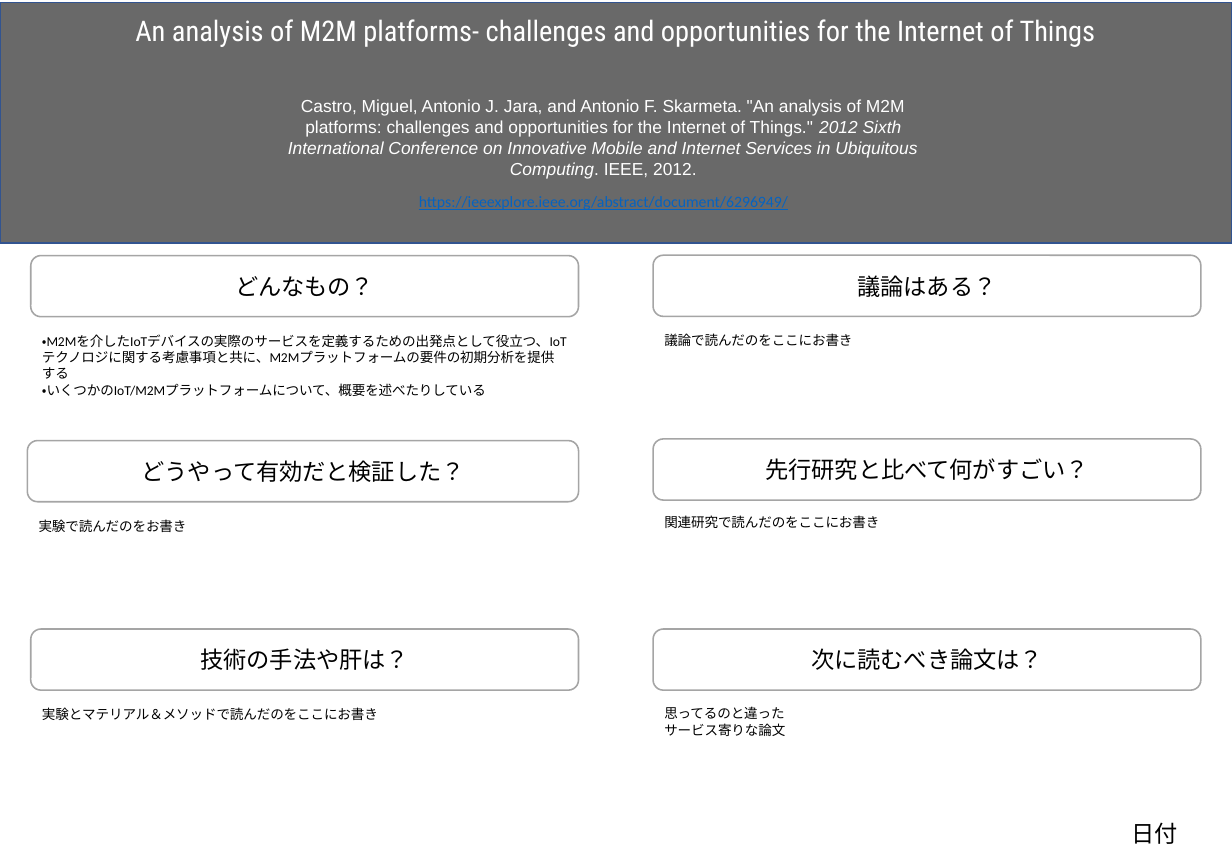
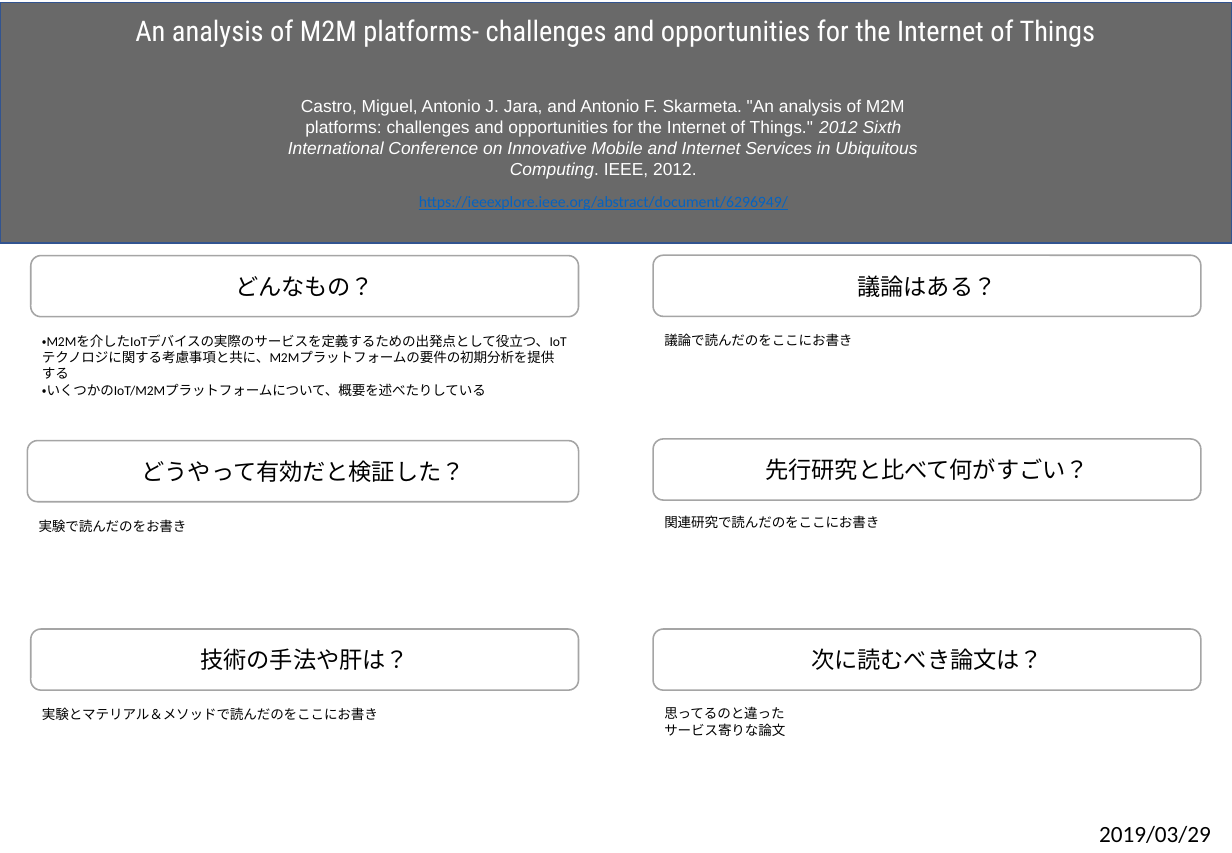
Before and after one commit to ASHIJANKEN/thesis_my_summary, a slide deck: slide 1 of An analysis of M2M platforms- challenges and opportunities for the Internet of Things.pptx. Drawn at 1232x853 pixels with LibreOffice and Linux fonts; fonts in the diff are those of the drawing; grey boxes stand for pictures. Boxes give left, top, right and bottom in pixels: in the first picture for what was removed or moved away, otherwise in the second. Text is boxed around its words. In the diff, an @@ line names an element or a change of style, - is before the commit and + after.

```diff
--- a/An analysis of M2M platforms- challenges and opportunities for the Internet of Things.pptx
+++ b/An analysis of M2M platforms- challenges and opportunities for the Internet of Things.pptx
@@ text at <box>1099,826,1211,843</box>: text changed @@
-日付
+2019/03/29
```
Also in this commit, not shown: 1 other file.
